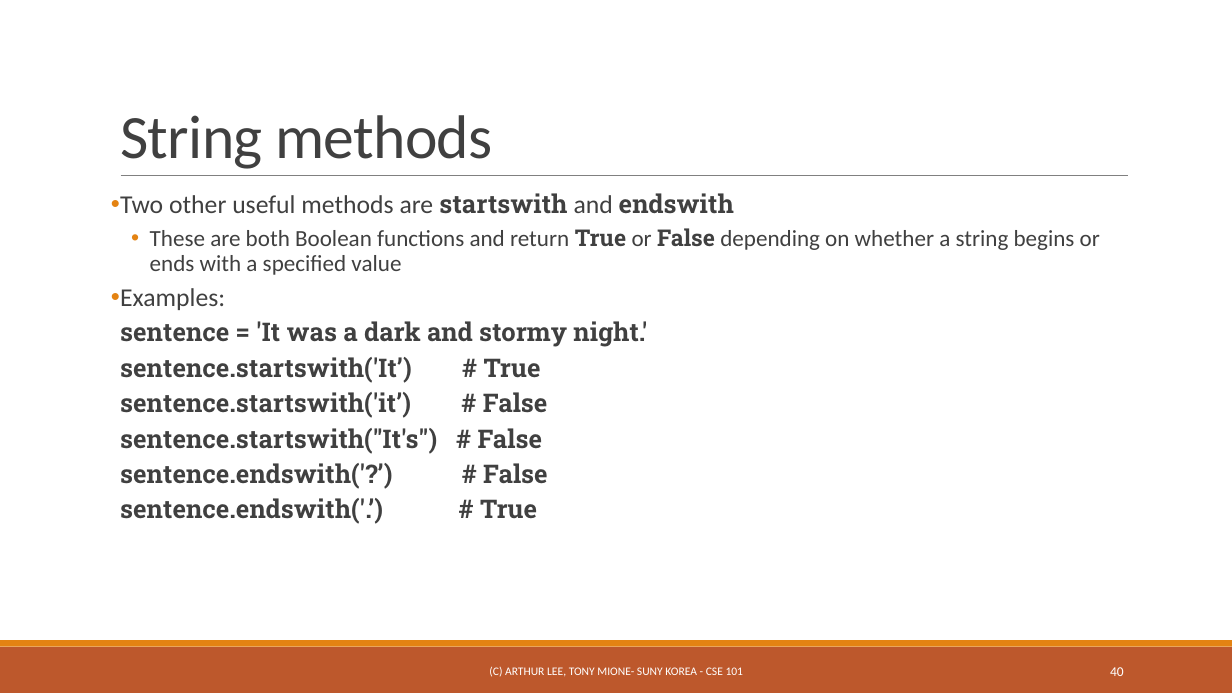
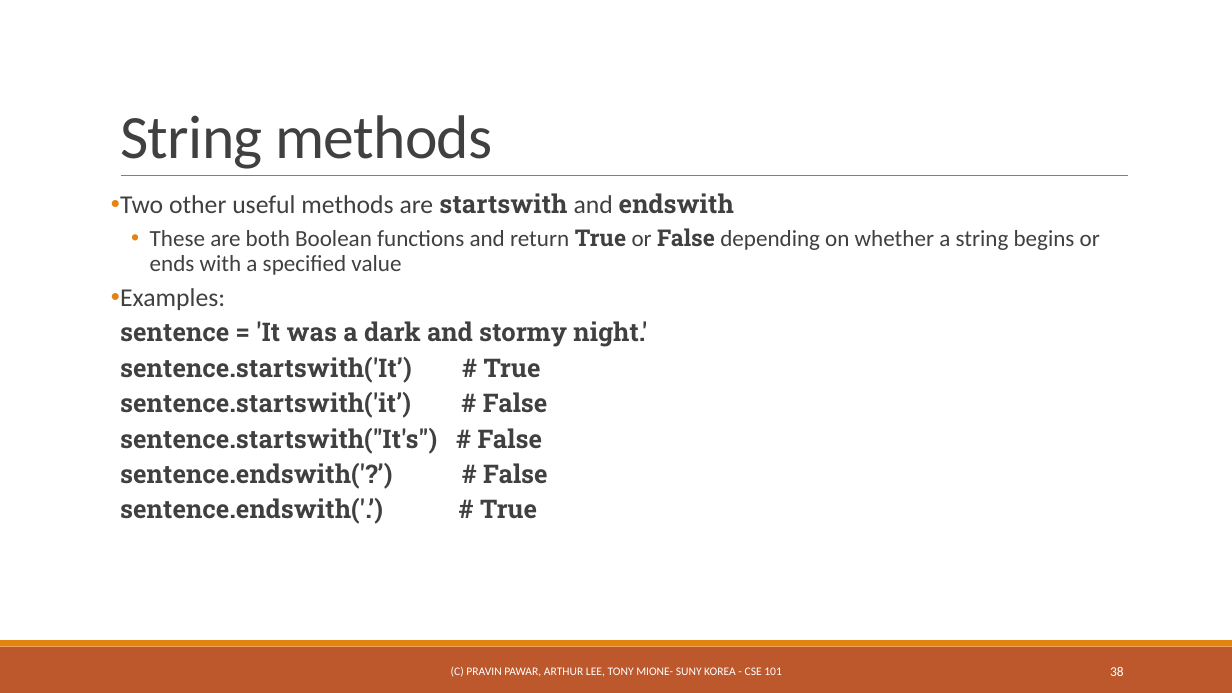
Before and after one commit to ppawar/ppawar.github.io, a slide deck: slide 38 of CSE101-S19/Slides/PPT/CSE101_Lec4.pptx (slide 40 before the commit). Drawn at 1232x693 pixels with LibreOffice and Linux fonts; fonts in the diff are those of the drawing. Boxes give left, top, right and bottom in pixels: in the first picture for what was removed or moved away, otherwise in the second. Text is boxed around its words. In the diff, an @@ line names an element or a change of style, - is before the commit and + after.

```diff
--- a/CSE101-S19/Slides/PPT/CSE101_Lec4.pptx
+++ b/CSE101-S19/Slides/PPT/CSE101_Lec4.pptx
@@ text at bbox=[451, 666, 782, 677]: text changed @@
-(C) ARTHUR LEE, TONY MIONE- SUNY KOREA - CSE 101
+(C) PRAVIN PAWAR, ARTHUR LEE, TONY MIONE- SUNY KOREA - CSE 101
@@ page number at bbox=[1110, 667, 1124, 676]: text changed @@
-40
+38
```
Also in this commit, not shown: 38 other slides changed, 2 slides removed, 8 other files.
